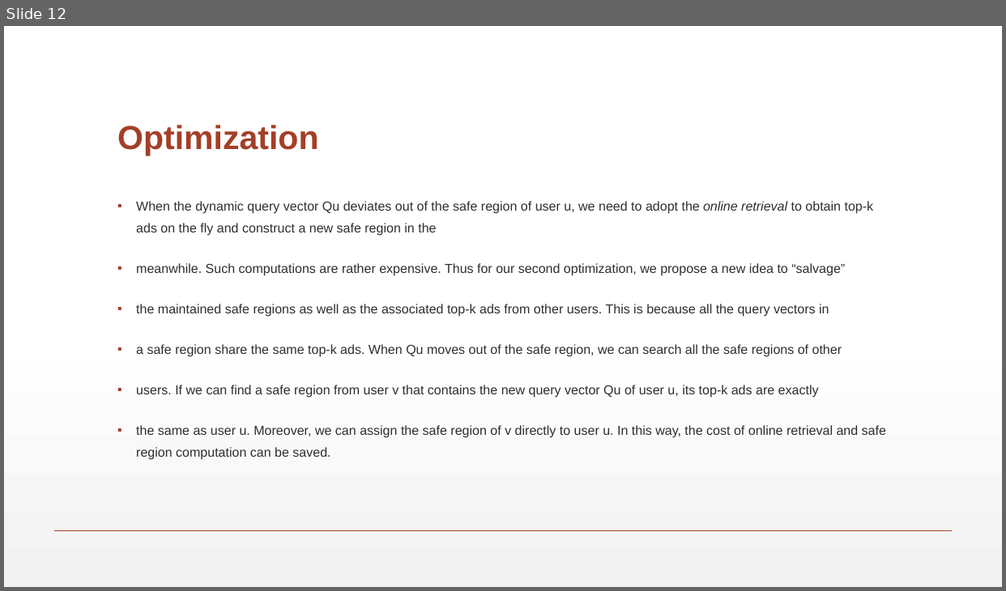
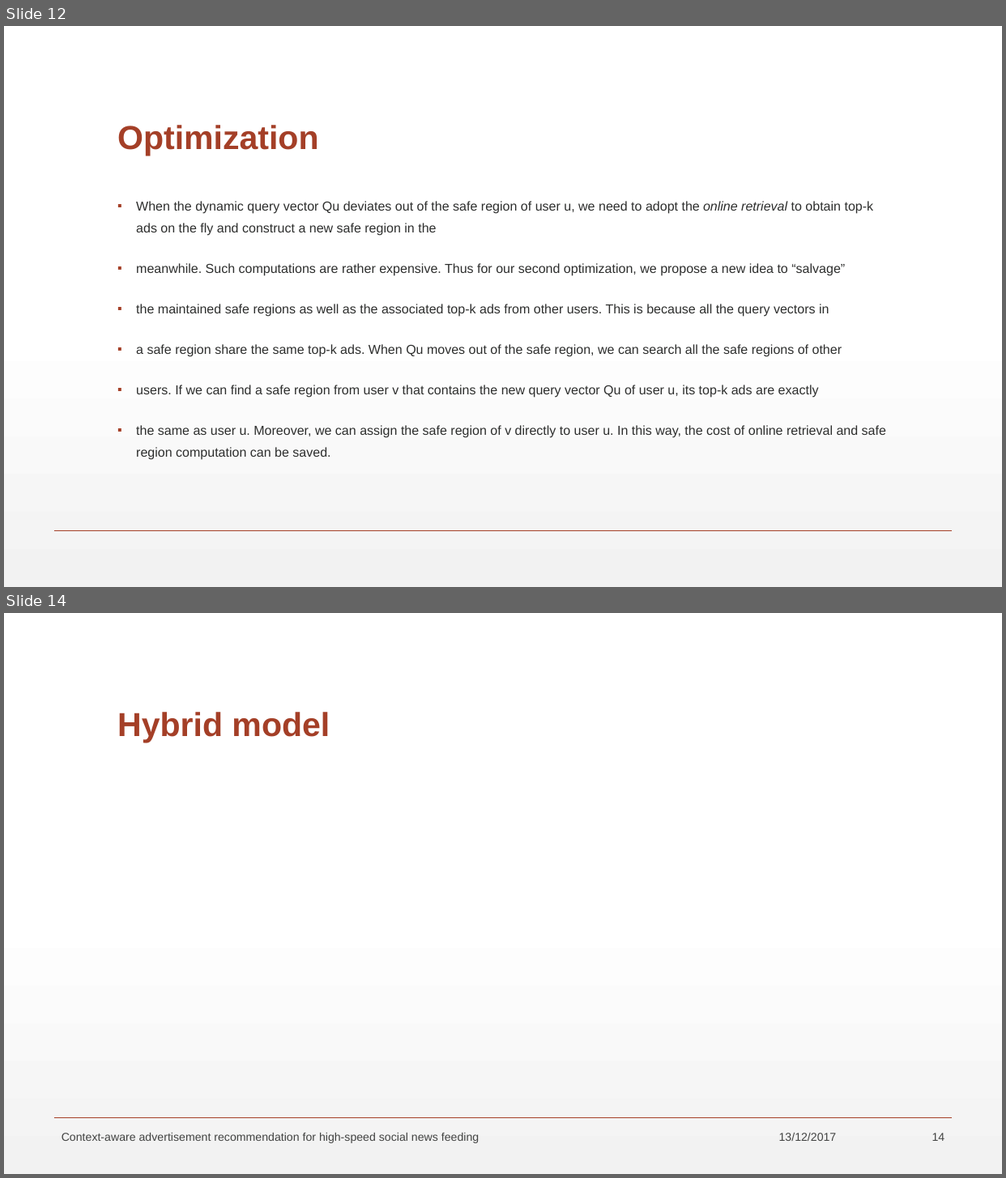
Before and after one commit to maltahan/Seminar, a slide deck: SeminarPresentation.pptx. Shown one above the other, each under a label of ours: slide 12 before the commit, slides 12 and 14 after it; the slides between them are not shown. The pictures are 1006x591 and 1006x1178 pixels, drawn with LibreOffice and Linux fonts; fonts in the diff are those of the drawing; grey boxes stand for pictures. Boxes give left, top, right and bottom in pixels: in the first picture for what was removed or moved away, otherwise in the second. Text is boxed around its words. In the diff, an @@ line names an element or a change of style, - is before the commit and + after.

```diff
--- a/SeminarPresentation.pptx
+++ b/SeminarPresentation.pptx
@@ slide 14 added at (4, 613, 1002, 1174), background gradient #FFFFFF to #F2F2F2; not listed: 1 template element that a slide beside it also shows @@
@@ title added at (117, 712, 330, 743), 32 pt, text #A43F27, bold @@
+Hybrid model
@@ text added at (62, 1133, 479, 1144), 11 pt, text #424342 @@
+Context-aware advertisement recommendation for high-speed social news feeding
@@ text added at (779, 1133, 837, 1141), 11 pt, text #424342 @@
+13/12/2017
@@ page number added at (932, 1133, 945, 1141), 11 pt, text #424342 @@
+14
```
Also in this commit, not shown: 1 slide changed.
